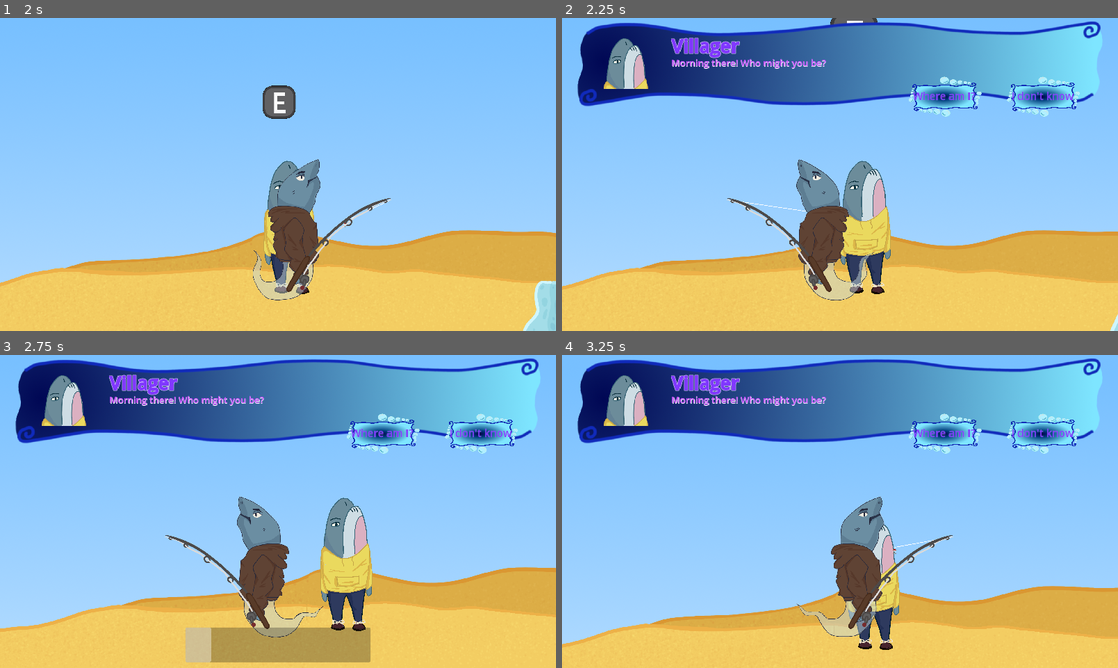
Above: before the commit, frames 1-4 (two rows, left to right).
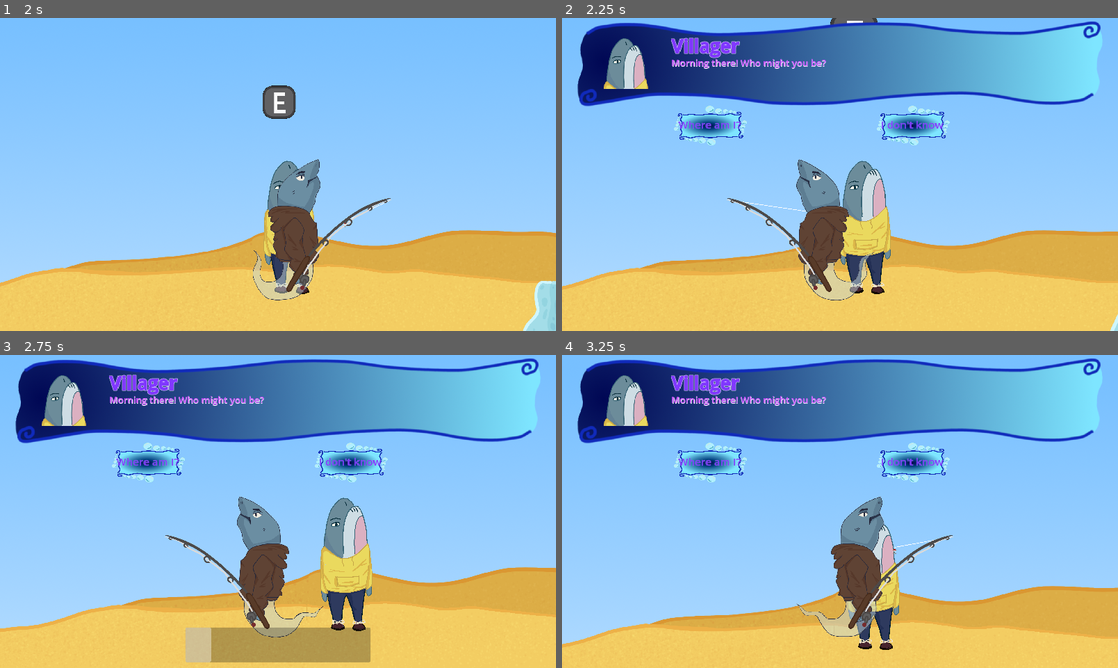
Above: after the commit, the same moments.

Repository: oDevvEn/Bubbles
Game: Godot game, scene res://scenes/main.tscn
Same seed, same stepped clock (60 frames per second), same inputs: the game is played once before the commit and once after it. This scene is started directly instead of the project's main scene. The engine's default icon, where the game draws it, is replaced by a stand-in: a white triangle on a blue panel in a dark square.
Inputs:
- Up to frame 1 (2 s): tap Enter at 0.5 s; hold E (interact) 0.53-1.28 s; hold D (moveRight) from 0.53 s (still down); tap Space (jump) at 0.77, 1.52 s; tap E (interact) at 1.35 s
- Up to frame 2 (2.25 s): release D (moveRight) at 2.03 s; hold A (moveLeft) from 2.03 s (still down); hold E (interact) from 2.03 s (still down)
- Up to frame 3 (2.75 s): keep holding A (moveLeft); keep holding E (interact)
- Up to frame 4 (3.25 s): release A (moveLeft) at 2.78 s; release E (interact) at 2.78 s; hold D (moveRight) from 2.78 s (still down); tap E (interact) at 2.85 s; tap Space (jump) at 3.02 s

Frame 1 is identical in both runs. In frame 2, 3.5% of the frame differs, in the area x 20-94%, y 18-41%; in frame 3, 3.5%; in frame 4, 3.5%.

Commit message:
Add files via upload

Diff:
--- a/Bubbles/scripts/dialogue.gd
+++ b/Bubbles/scripts/dialogue.gd
@@ -13,12 +13,17 @@
 	dialogue.text = dialog
 
 func setupButtons(choices:Array) -> void:
+	for child in get_children():
+		if child is Button:
+			child.queue_free()
+
+
 	var count = 0
 	for choice in choices:
 		var btn : Button = button.instantiate()
 		btn.text = choice
-		btn.position = Vector2(1920 - 400 - count*340, 235)
+		btn.position = Vector2(1920 - 850 - count*700, 335)
 		btn.add_theme_font_size_override("font_size", 36)
-		btn.connect("pressed", func(): click.emit(count); queue_free())
+		btn.connect("pressed", func(): click.emit(count))
 		add_child(btn)
 		count += 1
